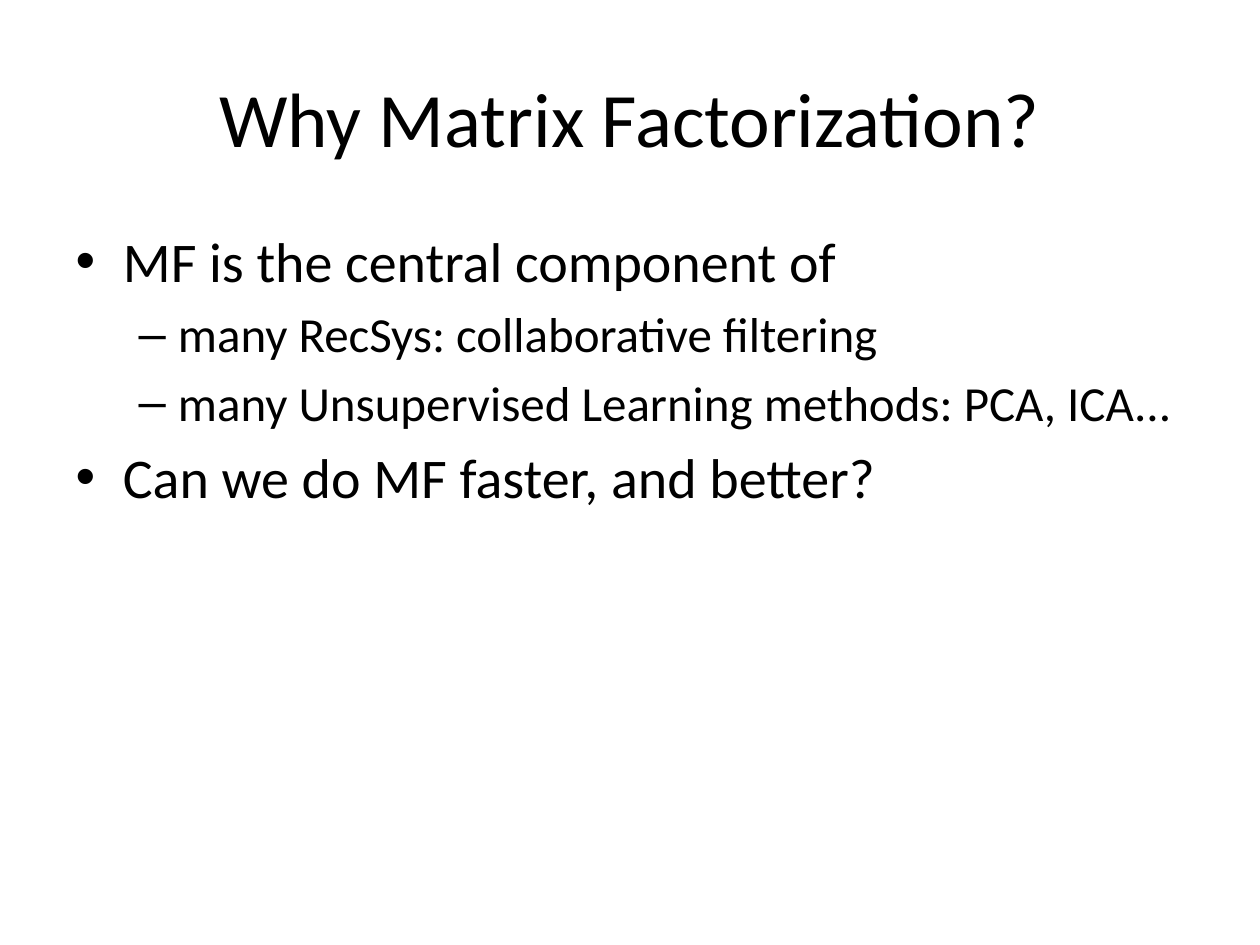
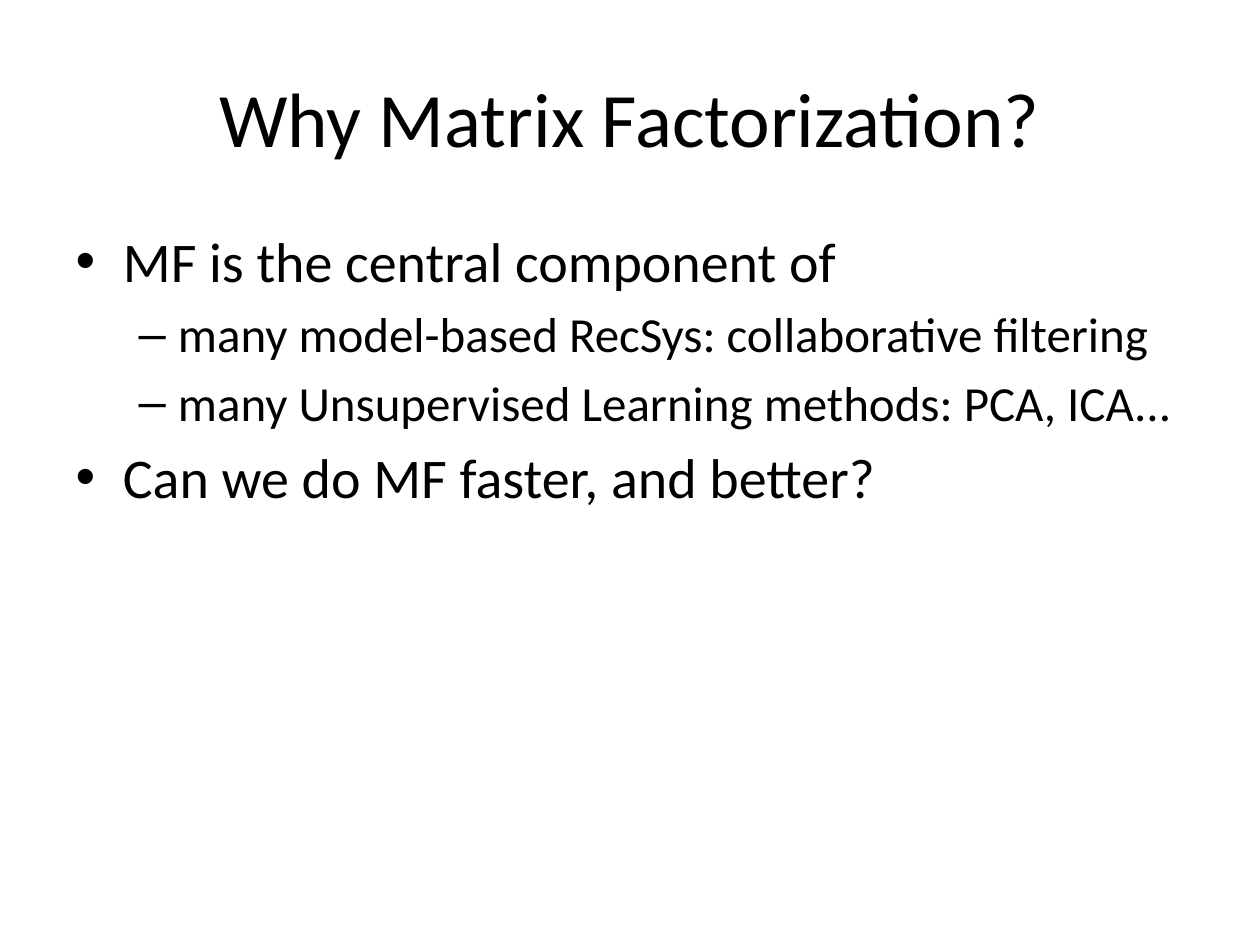
Before and after one commit to jamestklo/MatrixFactorizationMatlab, a slide deck: slide 2 of cs534L-SAGmf.pptx. Drawn at 1260x945 pixels with LibreOffice and Linux fonts; fonts in the diff are those of the drawing. Boxes give left, top, right and bottom in pixels: in the first picture for what was removed or moved away, otherwise in the second. Text is boxed around its words. In the diff, an @@ line names an element or a change of style, - is before the commit and + after.

Commit message:
added powerpoint, updated SAG

```diff
--- a/cs534L-SAGmf.pptx
+++ b/cs534L-SAGmf.pptx
@@ text at [178, 318, 1148, 361]: text changed @@
-  – many RecSys: collaborative filtering
+  – many model-based RecSys: collaborative filtering
```
Also in this commit, not shown: 1 other slide changed, 1 other file.
